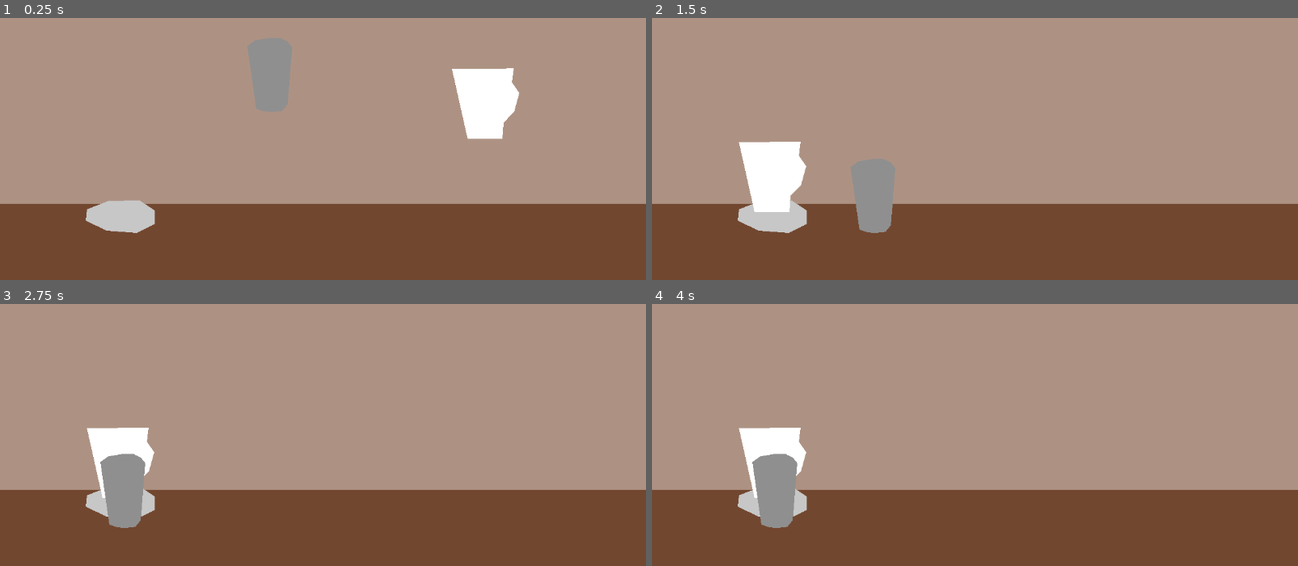
Above: before the commit, frames 1-4 (two rows, left to right).
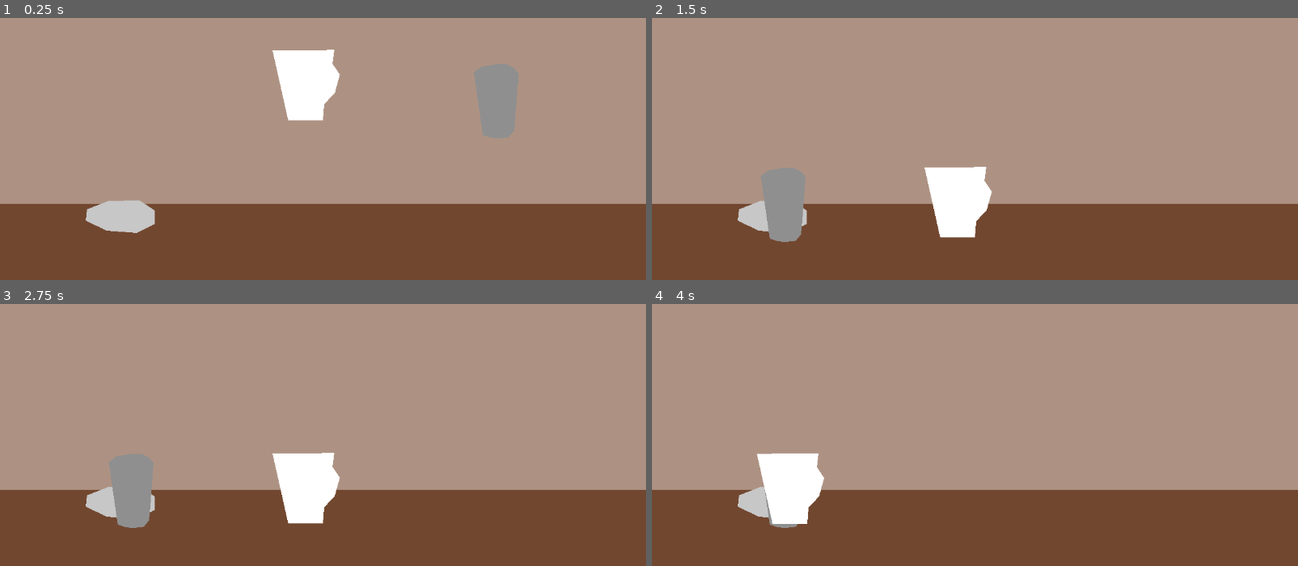
Above: after the commit, the same moments.

Repository: ltg7412/SpookyBarista
Game: Godot game, scene res://game.tscn
The game is run twice, just before and just after one commit, with the same random seed, the same clock (stepped at 60 frames per second) and the same inputs.
Inputs (mouse positions are in pixels of both pictures, inside the frame that each line leads up to):
- Up to frame 1 (0.25 s): no input
- Up to frame 2 (1.5 s): drag from (1142, 159) to (774, 177) at 0.52 s; drag from (923, 204) to (774, 177) at 1.27 s
- Up to frame 3 (2.75 s): move the mouse to (387, 304) at 2.02 s; press the mouse at (387, 304) at 2.03 s
- Up to frame 4 (4 s): release the mouse at (1039, 304) at 2.75 s; tap Enter at 2.75 s; drag from (942, 455) to (774, 463) at 2.77 s; move the mouse to (1168, 437) at 3.52 s; press the mouse at (1168, 437) at 3.53 s

The runs differ from the first frame. In frame 1, 5.8% of the frame differs, in the area x 38-81%, y 7-47%; in frame 2, 6.7%, in the area x 13-53%, y 47-86%; in frame 3, 4.0%; in frame 4, 3.5%.

Commit message:
remade tools to inheret Tool scene

Diff:
--- /dev/null
+++ b/Components/Tool/Cup.tscn
@@ -0,0 +1,17 @@
+[gd_scene load_steps=3 format=3 uid="uid://wbi5ufnqggf3"]
+
+[ext_resource type="PackedScene" uid="uid://kt37rr4g8uqr" path="res://Components/Tool/tool.tscn" id="1_omccn"]
+
+[sub_resource type="RectangleShape2D" id="RectangleShape2D_l4f64"]
+size = Vector2(128, 128)
+
+[node name="Cup" instance=ExtResource("1_omccn")]
+
+[node name="CollisionShape2D" type="CollisionShape2D" parent="." index="0"]
+shape = SubResource("RectangleShape2D_l4f64")
+
+[node name="TempSprite" type="Polygon2D" parent="Sprite" index="0"]
+polygon = PackedVector2Array(46, -64, -64, -63, -36, 62, 26, 62, 28, 33, 47, 13, 56, -20, 43, -39)
+
+[node name="PinComponent" parent="." index="2"]
+id = &"cup"
--- a/Components/Tool/MetalShaker.tscn
+++ /dev/null
@@ -1,33 +0,0 @@
-[gd_scene load_steps=4 format=3 uid="uid://c6m0cxqu03mys"]
-
-[ext_resource type="Script" uid="uid://bdvvq8p55vgq7" path="res://Components/Tool/Tool.gd" id="1_vewd8"]
-[ext_resource type="PackedScene" uid="uid://donlu87aqrq84" path="res://Components/Pinning/pin_component.tscn" id="2_dngbh"]
-
-[sub_resource type="RectangleShape2D" id="RectangleShape2D_vewd8"]
-size = Vector2(72, 122)
-
-[node name="Tool" type="RigidBody2D"]
-collision_mask = 2
-input_pickable = true
-script = ExtResource("1_vewd8")
-metadata/_custom_type_script = "uid://bdvvq8p55vgq7"
-
-[node name="Sprite" type="Sprite2D" parent="."]
-
-[node name="Polygon2D" type="Polygon2D" parent="Sprite"]
-position = Vector2(-4, -4)
-scale = Vector2(2, 2)
-color = Color(0.562958, 0.562958, 0.562958, 1)
-polygon = PackedVector2Array(-11, -48, 1, -50, 12, -50, 18, -47, 22, -42, 18, 9, 13, 15, 3, 16, -4, 15, -10, 13, -18, -43)
-
-[node name="CollisionShape2D" type="CollisionShape2D" parent="."]
-position = Vector2(0, -39)
-shape = SubResource("RectangleShape2D_vewd8")
-
-[node name="PinComponent" parent="." node_paths=PackedStringArray("pinning") instance=ExtResource("2_dngbh")]
-position = Vector2(-0.5, -24)
-pinning = NodePath("..")
-id = &"shaker"
-
-[connection signal="mouse_entered" from="." to="." method="_on_mouse_entered"]
-[connection signal="mouse_exited" from="." to="." method="_on_mouse_exited"]
--- /dev/null
+++ b/Components/Tool/Shaker.tscn
@@ -0,0 +1,21 @@
+[gd_scene load_steps=3 format=3 uid="uid://bl8668xw877ja"]
+
+[ext_resource type="PackedScene" uid="uid://kt37rr4g8uqr" path="res://Components/Tool/tool.tscn" id="1_g80n3"]
+
+[sub_resource type="RectangleShape2D" id="RectangleShape2D_xlobq"]
+size = Vector2(72, 122)
+
+[node name="Shaker" instance=ExtResource("1_g80n3")]
+
+[node name="CollisionShape2D" type="CollisionShape2D" parent="." index="0"]
+position = Vector2(0, -39)
+shape = SubResource("RectangleShape2D_xlobq")
+
+[node name="Polygon2D" type="Polygon2D" parent="Sprite" index="0"]
+position = Vector2(-4, -4)
+scale = Vector2(2, 2)
+color = Color(0.562958, 0.562958, 0.562958, 1)
+polygon = PackedVector2Array(-11, -48, 1, -50, 12, -50, 18, -47, 22, -42, 18, 9, 13, 15, 3, 16, -4, 15, -10, 13, -18, -43)
+
+[node name="PinComponent" parent="." index="2"]
+id = &"shaker"
--- a/Components/Tool/tool.tscn
+++ b/Components/Tool/tool.tscn
@@ -1,12 +1,9 @@
-[gd_scene load_steps=5 format=3 uid="uid://kt37rr4g8uqr"]
+[gd_scene load_steps=4 format=3 uid="uid://kt37rr4g8uqr"]
 
 [ext_resource type="Script" uid="uid://bdvvq8p55vgq7" path="res://Components/Tool/Tool.gd" id="1_1y26d"]
 [ext_resource type="PackedScene" uid="uid://donlu87aqrq84" path="res://Components/Pinning/pin_component.tscn" id="3_l4fl8"]
 
 [sub_resource type="PhysicsMaterial" id="PhysicsMaterial_e2o6t"]
-
-[sub_resource type="RectangleShape2D" id="RectangleShape2D_80nbo"]
-size = Vector2(128, 128)
 
 [node name="Tool" type="RigidBody2D"]
 collision_mask = 2
@@ -17,15 +14,8 @@
 
 [node name="Sprite" type="Sprite2D" parent="."]
 
-[node name="TempSprite" type="Polygon2D" parent="Sprite"]
-polygon = PackedVector2Array(46, -64, -64, -63, -36, 62, 26, 62, 28, 33, 47, 13, 56, -20, 43, -39)
-
-[node name="CollisionShape2D" type="CollisionShape2D" parent="."]
-shape = SubResource("RectangleShape2D_80nbo")
-
 [node name="PinComponent" parent="." node_paths=PackedStringArray("pinning") instance=ExtResource("3_l4fl8")]
 pinning = NodePath("..")
-id = &"cup"
 
 [connection signal="mouse_entered" from="." to="." method="_on_mouse_entered"]
 [connection signal="mouse_exited" from="." to="." method="_on_mouse_exited"]
--- a/Components/ToolContainer/tool_container.gd
+++ b/Components/ToolContainer/tool_container.gd
@@ -6,7 +6,6 @@
 		_on_child_entered_tree(child)
 
 func _on_child_entered_tree(child: Node) -> void:
-	print("child added of type " + str(typeof(child)))
 	if child is not Tool: return
 	(child as Tool).drag_started.connect(_on_tool_dragged)
 
--- a/game.tscn
+++ b/game.tscn
@@ -1,10 +1,10 @@
 [gd_scene load_steps=8 format=3 uid="uid://c7n5q231pp4my"]
 
-[ext_resource type="PackedScene" uid="uid://kt37rr4g8uqr" path="res://Components/Tool/tool.tscn" id="1_80nbo"]
 [ext_resource type="PackedScene" uid="uid://dbn260w4htbb" path="res://Components/Pinning/pin_cushion_component.tscn" id="2_e2o6t"]
 [ext_resource type="Script" uid="uid://7ffgsdsldyd3" path="res://Components/Pinning/conditional_pin_cushion.gd" id="2_feb5d"]
 [ext_resource type="Script" uid="uid://cxp638bypl7h6" path="res://Components/ToolContainer/tool_container.gd" id="3_7jktm"]
-[ext_resource type="PackedScene" uid="uid://c6m0cxqu03mys" path="res://Components/Tool/MetalShaker.tscn" id="4_fc0e3"]
+[ext_resource type="PackedScene" uid="uid://wbi5ufnqggf3" path="res://Components/Tool/Cup.tscn" id="4_fc0e3"]
+[ext_resource type="PackedScene" uid="uid://bl8668xw877ja" path="res://Components/Tool/Shaker.tscn" id="5_7jktm"]
 
 [sub_resource type="RectangleShape2D" id="RectangleShape2D_mwb40"]
 size = Vector2(1384, 340)
@@ -52,8 +52,8 @@
 [node name="ToolContainer" type="Node2D" parent="."]
 script = ExtResource("3_7jktm")
 
-[node name="Tool" parent="ToolContainer" instance=ExtResource("1_80nbo")]
-position = Vector2(870, 306)
+[node name="Cup" parent="ToolContainer" instance=ExtResource("4_fc0e3")]
+position = Vector2(550, 273)
 
-[node name="Tool2" parent="ToolContainer" instance=ExtResource("4_fc0e3")]
-position = Vector2(481, 292)
+[node name="Shaker" parent="ToolContainer" instance=ExtResource("5_7jktm")]
+position = Vector2(885, 339)
